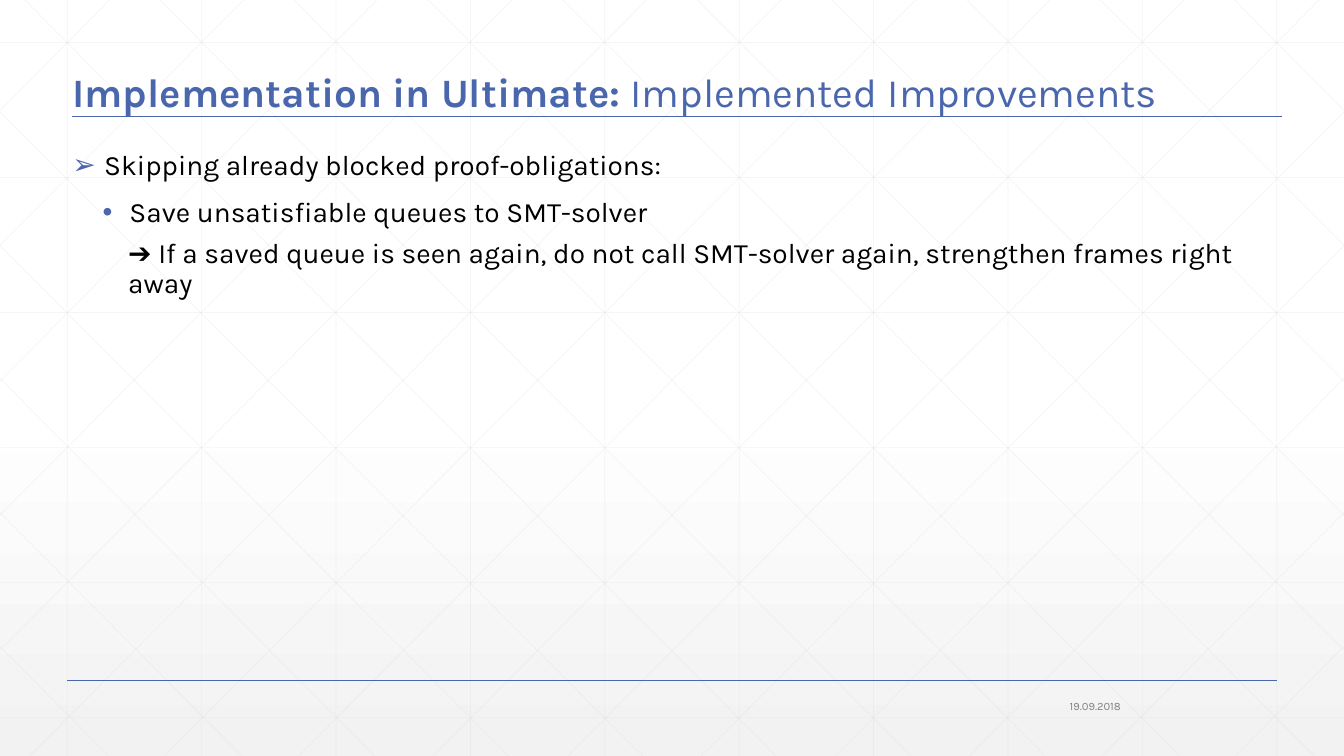
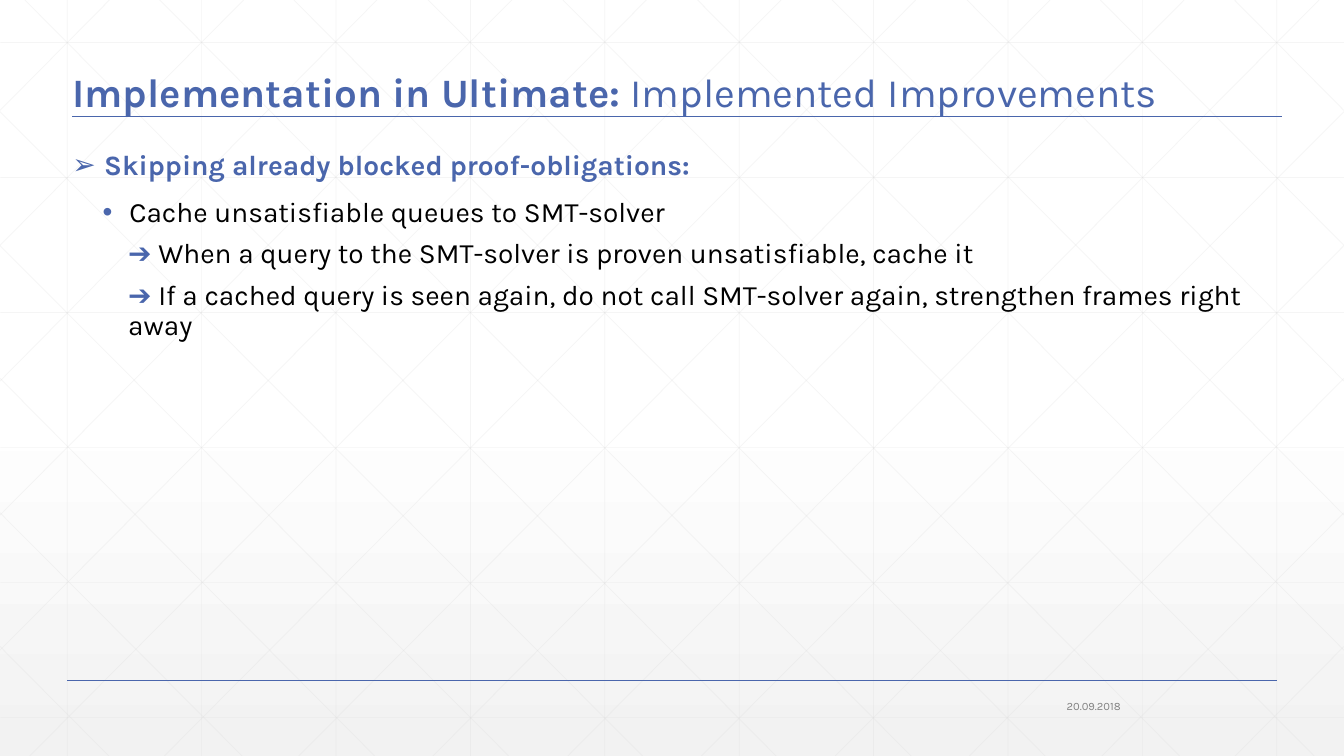
Before and after one commit to JonasWerner/BachelorThesis, a slide deck: slide 73 of Presentation/pdr_presentation_v2.pptx (slide 65 before the commit). Drawn at 1344x756 pixels with LibreOffice and Linux fonts; fonts in the diff are those of the drawing. Boxes give left, top, right and bottom in pixels: in the first picture for what was removed or moved away, otherwise in the second. Text is boxed around its words. In the diff, an @@ line names an element or a change of style, - is before the commit and + after.

```diff
--- a/Presentation/pdr_presentation_v2.pptx
+++ b/Presentation/pdr_presentation_v2.pptx
@@ text at (104,155,690,182): text colour #000000 to #4A66AC, bold on in "Skipping already blocked proof-obligations:" @@
@@ text at (128,202,1241,342): text changed @@
-  • Save unsatisfiable queues to SMT-solver
-    ➔ If a saved queue is seen again, do not call SMT-solver again, strengthen frames right away
+  • Cache unsatisfiable queues to SMT-solver
+    ➔ When a query to the SMT-solver is proven unsatisfiable, cache it
+    ➔ If a cached query is seen again, do not call SMT-solver again, strengthen frames right away
@@ text at (1067,703,1121,710): text changed @@
-19.09.2018
+20.09.2018
```
Also in this commit, not shown: 71 other slides changed, 9 slides added, 1 slide removed, 1 other file.
